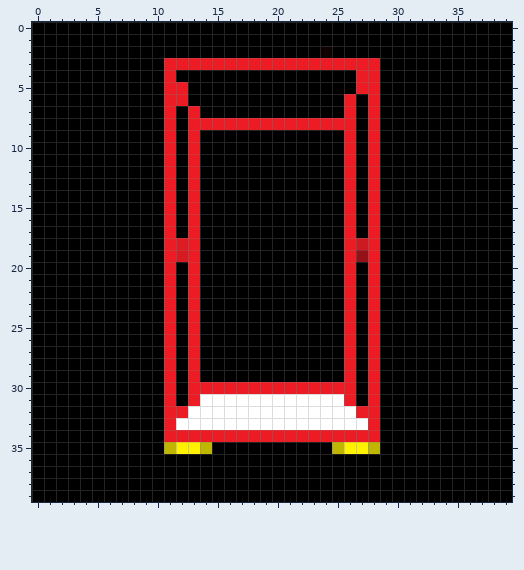
Pixel-art sprite -- src/resources/pix_car_down.png. The first picture shows the starting point.
The file is 40x40 pixels.
Once edited:
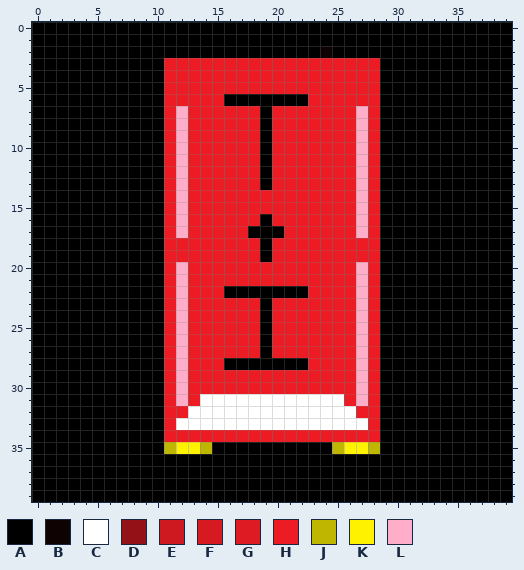
Palette (. is transparent): A #000000  B #0e0202  C #ffffff  D #941217  E #cf1920  F #d71a21  G #de1a22  H #ed1c24  J #bfb600  K #fff200  L #ffaec9
From old to new:
@@ x 10..29 @@
  3 AHHHHHHHHHHHHHHHHHHA
- 4 AHAAAAAAAAAAAAAAAHHA
- 5 AHHAAAAAAAAAAAAAAHHA
- 6 AHHAAAAAAAAAAAAAHAHA
- 7 AHAHAAAAAAAAAAAAHAHA
- 8 AHAHHHHHHHHHHHHHHAHA
- 9 AHAHAAAAAAAAAAAAHAHA
-10 AHAHAAAAAAAAAAAAHAHA
-11 AHAHAAAAAAAAAAAAHAHA
-12 AHAHAAAAAAAAAAAAHAHA
-13 AHAHAAAAAAAAAAAAHAHA
-14 AHAHAAAAAAAAAAAAHAHA
-15 AHAHAAAAAAAAAAAAHAHA
-16 AHAHAAAAAAAAAAAAHAHA
-17 AHAHAAAAAAAAAAAAHAHA
-18 AHGHAAAAAAAAAAAAHEHA
-19 AHFHAAAAAAAAAAAAHDHA
-20 AHAHAAAAAAAAAAAAHAHA
-21 AHAHAAAAAAAAAAAAHAHA
-22 AHAHAAAAAAAAAAAAHAHA
-23 AHAHAAAAAAAAAAAAHAHA
-24 AHAHAAAAAAAAAAAAHAHA
-25 AHAHAAAAAAAAAAAAHAHA
-26 AHAHAAAAAAAAAAAAHAHA
-27 AHAHAAAAAAAAAAAAHAHA
-28 AHAHAAAAAAAAAAAAHAHA
-29 AHAHAAAAAAAAAAAAHAHA
-30 AHAHHHHHHHHHHHHHHAHA
-31 AHAHCCCCCCCCCCCCHAHA
+ 4 AHHHHHHHHHHHHHHHHHHA
+ 5 AHHHHHHHHHHHHHHHHHHA
+ 6 AHHHHHAAAAAAAHHHHHHA
+ 7 AHLHHHHHHAHHHHHHHLHA
+ 8 AHLHHHHHHAHHHHHHHLHA
+ 9 AHLHHHHHHAHHHHHHHLHA
+10 AHLHHHHHHAHHHHHHHLHA
+11 AHLHHHHHHAHHHHHHHLHA
+12 AHLHHHHHHAHHHHHHHLHA
+13 AHLHHHHHHAHHHHHHHLHA
+14 AHLHHHHHHHHHHHHHHLHA
+15 AHLHHHHHHHHHHHHHHLHA
+16 AHLHHHHHHAHHHHHHHLHA
+17 AHLHHHHHAAAHHHHHHLHA
+18 AHHHHHHHHAHHHHHHHHHA
+19 AHHHHHHHHAHHHHHHHHHA
+20 AHLHHHHHHHHHHHHHHLHA
+21 AHLHHHHHHHHHHHHHHLHA
+22 AHLHHHAAAAAAAHHHHLHA
+23 AHLHHHHHHAHHHHHHHLHA
+24 AHLHHHHHHAHHHHHHHLHA
+25 AHLHHHHHHAHHHHHHHLHA
+26 AHLHHHHHHAHHHHHHHLHA
+27 AHLHHHHHHAHHHHHHHLHA
+28 AHLHHHAAAAAAAHHHHLHA
+29 AHLHHHHHHHHHHHHHHLHA
+30 AHLHHHHHHHHHHHHHHLHA
+31 AHLHCCCCCCCCCCCCHLHA
 32 AHHCCCCCCCCCCCCCCHHA
Pixel boxes of the changes (left, top, right, bottom) in both pictures:
changed: (176, 70, 368, 406)
